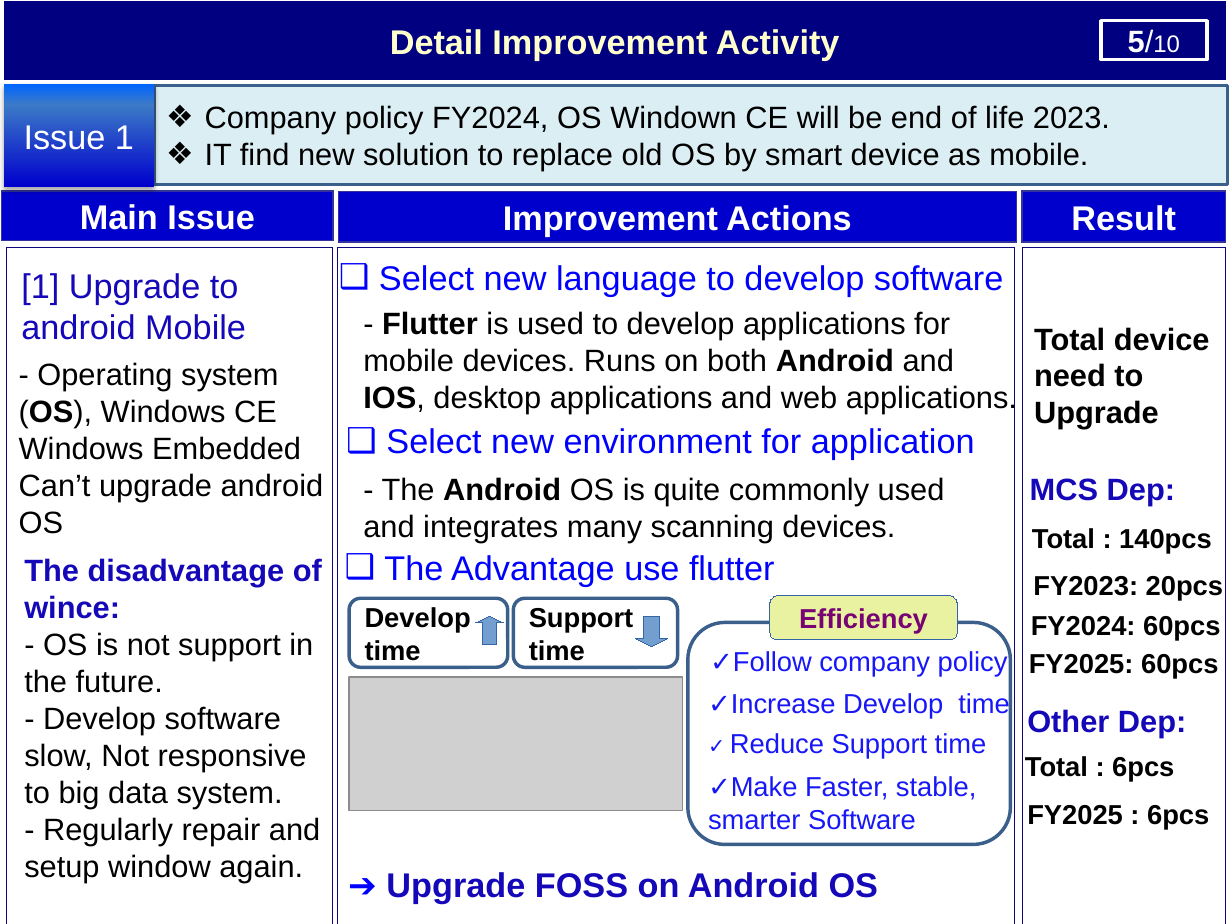
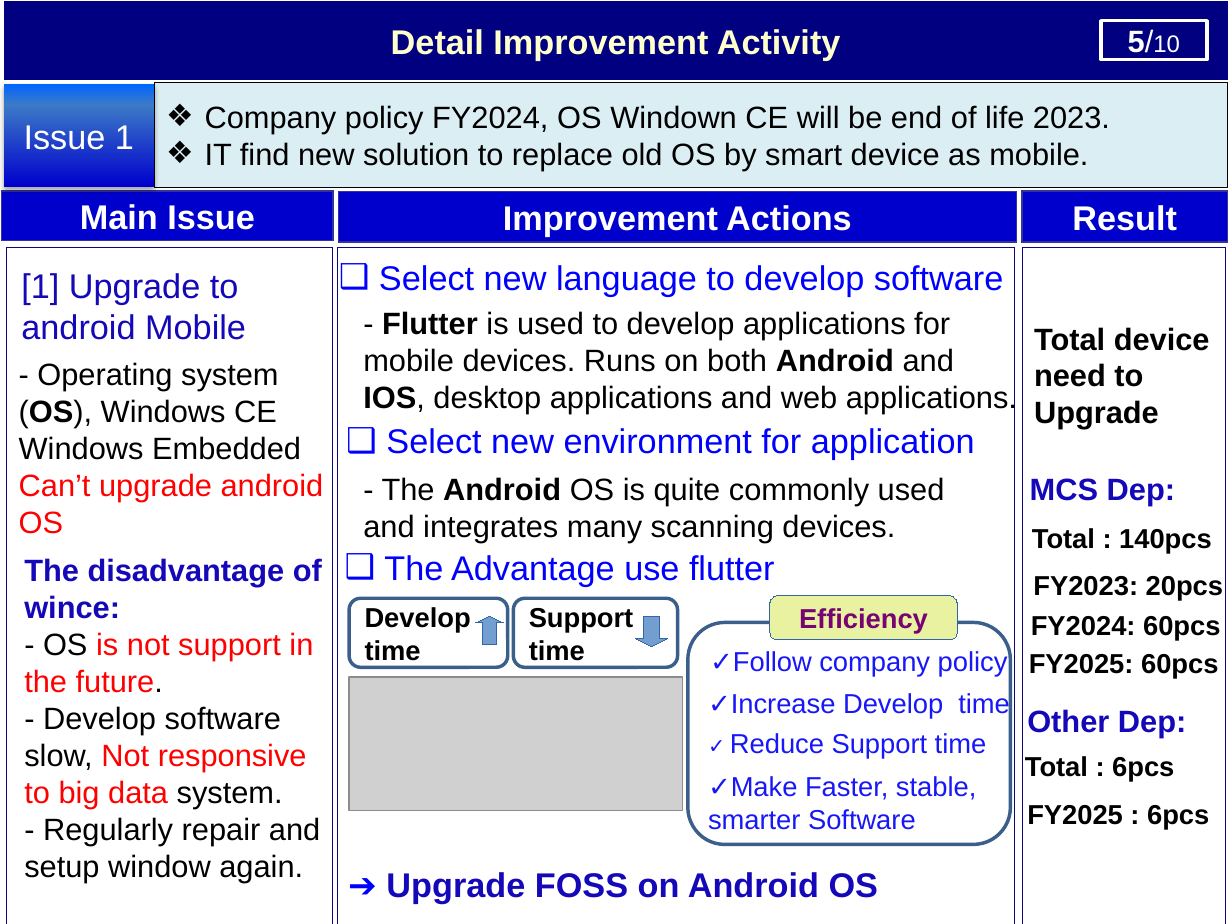
Before and after one commit to thietbicongnghevietnam/ReportPSNV, a slide deck: slide 6 of Report_test.pptx. Drawn at 1232x924 pixels with LibreOffice and Linux fonts; fonts in the diff are those of the drawing; grey boxes stand for pictures. Boxes give left, top, right and bottom in pixels: in the first picture for what was removed or moved away, otherwise in the second. Text is boxed around its words. In the diff, an @@ line names an element or a change of style, - is before the commit and + after.

```diff
--- a/Report_test.pptx
+++ b/Report_test.pptx
@@ rectangle "Company policy FY2024, OS Windown ..." at (x1=154, y1=83, x2=1227, y2=187): outline #3A5F8C 2 pt to #000000 0.25 pt @@
@@ text at (x1=19, y1=473, x2=324, y2=534): text colour #000000 to #FF0000 in "Can’t upgrade android OS" @@
@@ text at (x1=24, y1=632, x2=313, y2=808): text colour #000000 to #FF0000 in "is not support in the future.", "Not responsive to big data" @@
```
Also in this commit, not shown: 6 other slides changed.
